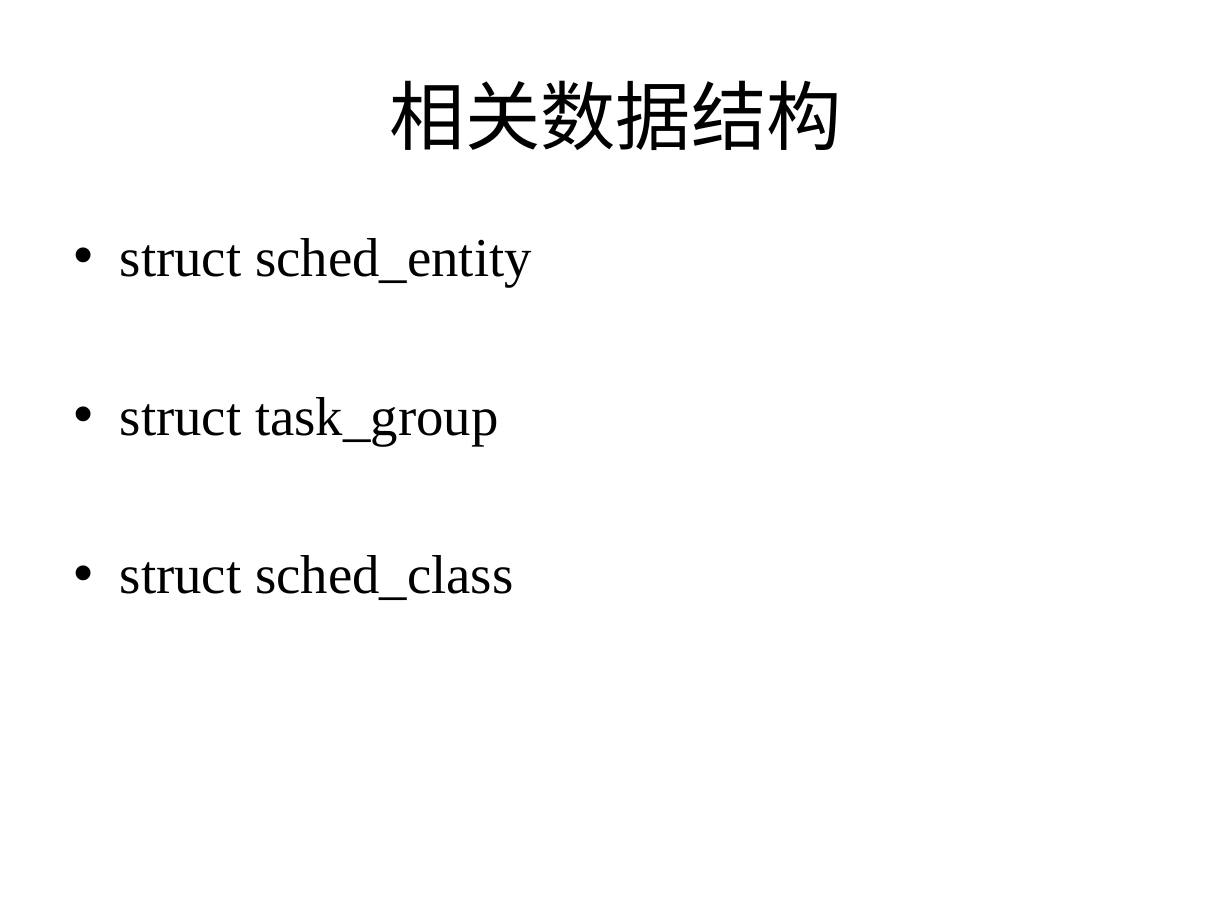
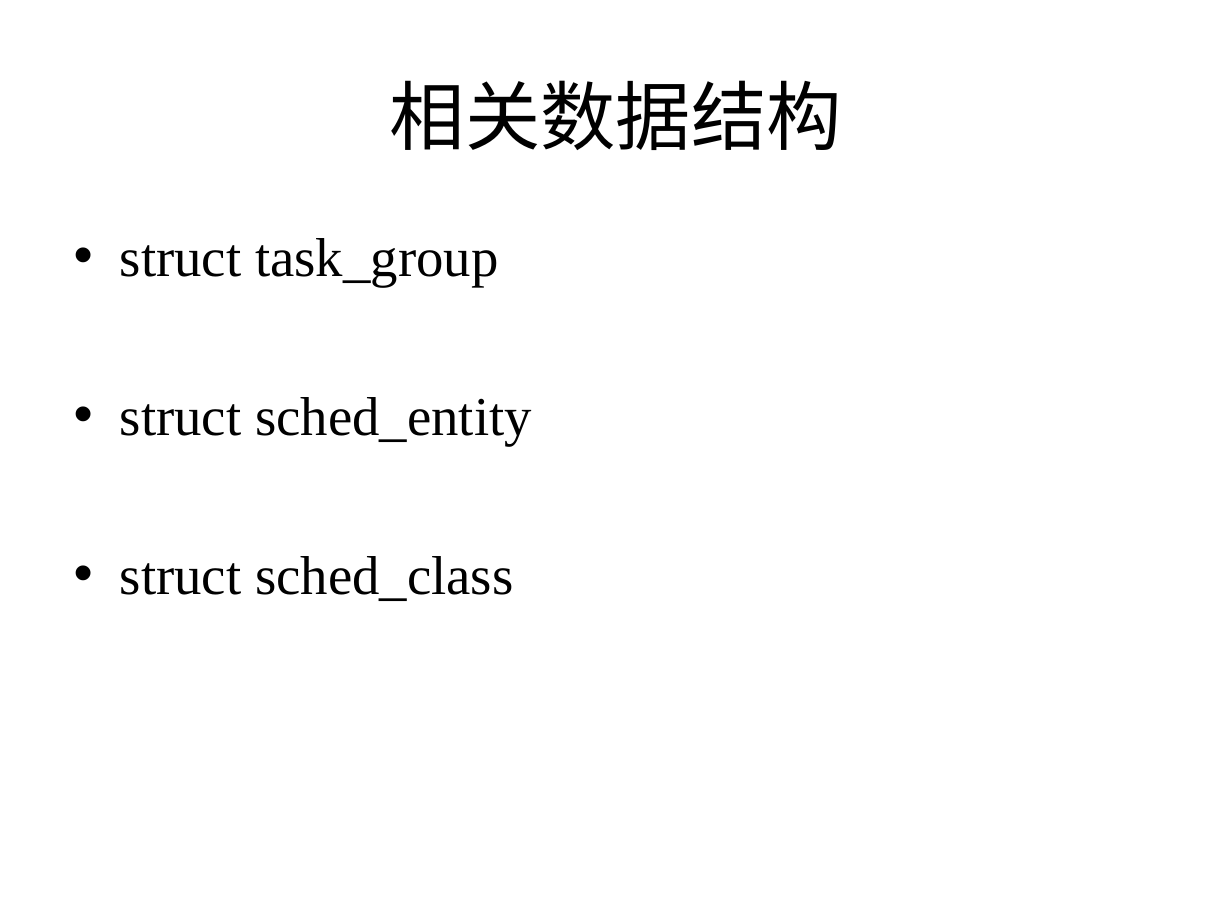
Before and after one commit to Winddoing/embedded_linux_notes, a slide deck: slide 32 of doc/进程调度/进程调度.ppt (slide 40 before the commit). Drawn at 1232x924 pixels with LibreOffice and Linux fonts; fonts in the diff are those of the drawing. Boxes give left, top, right and bottom in pixels: in the first picture for what was removed or moved away, otherwise in the second. Text is boxed around its words. In the diff, an @@ line names an element or a change of style, - is before the commit and + after.

```diff
--- a/doc/进程调度/进程调度.ppt
+++ b/doc/进程调度/进程调度.ppt
@@ text at <box>120,238,498,287</box>: paragraph added @@
+• struct task_group
@@ text at <box>120,397,498,445</box>: paragraph removed @@
-• struct task_group
```
Also in this commit, not shown: 5 other slides changed, 3 slides added, 11 slides removed, 2 other files.
